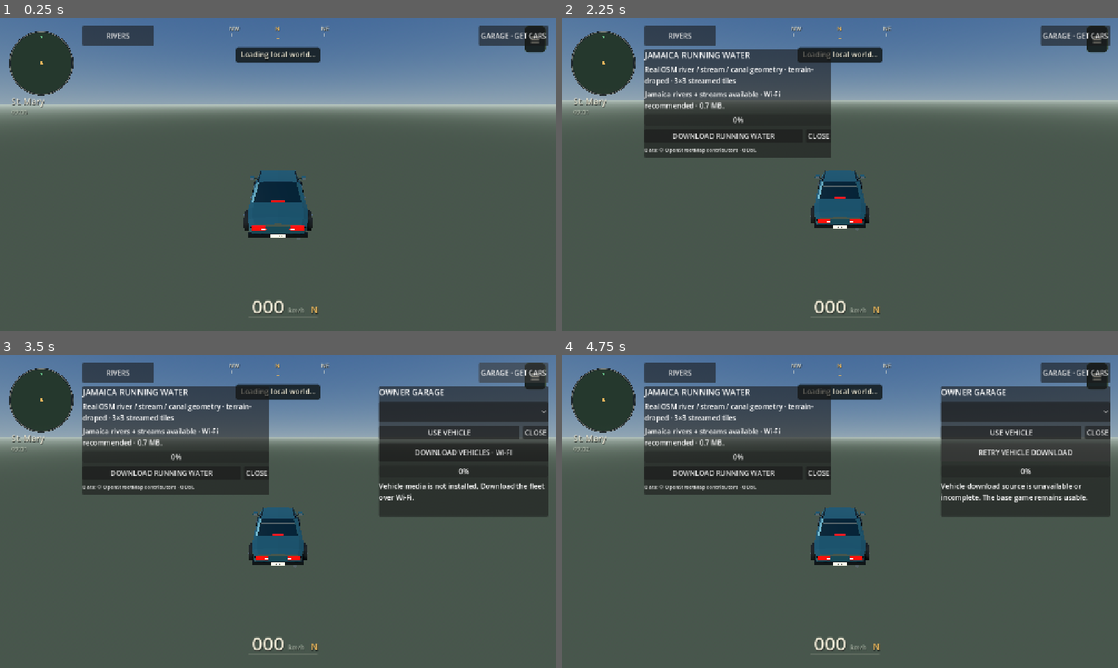
Above: before the commit, frames 1-4 (two rows, left to right).
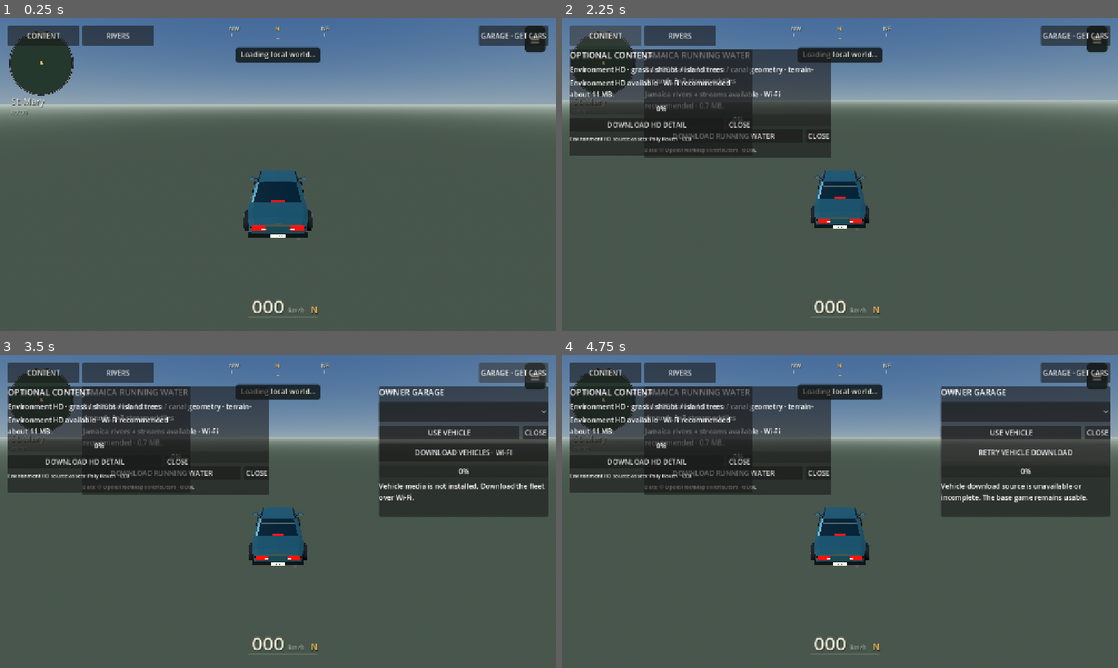
Above: after the commit, the same moments.

Repository: rell28194-rgb/yardman
Game: Godot game, scene res://main.tscn
Same seed, same stepped clock (60 frames per second), same inputs: the game is played once before the commit and once after it.
Inputs (mouse positions are in pixels of both pictures, inside the frame that each line leads up to):
- Up to frame 1 (0.25 s): no input
- Up to frame 2 (2.25 s): tap Enter at 0.5 s; move the mouse to (962, 158) at 0.52 s; hold Right (ui_right) 0.53-1.25 s; tap E at 0.6 s; click (962, 158) at 0.67 s; tap Space at 0.77 s; click "RIVERS" at 1.25 s; click (606, 36) at 2 s, where only the run after the commit has a clickable "CONTENT"
- Up to frame 3 (3.5 s): click "GARAGE · GET CARS" at 2.75 s
- Up to frame 4 (4.75 s): click "DOWNLOAD VEHICLES · WI-FI" at 3.5 s; click "RETRY VEHICLE DOWNLOAD" at 4.25 s

The runs differ from the first frame. In frame 1, 0.6% of the frame differs, in the area x 1-15%, y 2-9%; in frame 2, 8.4%, in the area x 1-35%, y 2-44%; in frame 3, 8.4%; in frame 4, 8.4%.
Error before the commit: Invalid assignment of property or key 'keep_partial_download' with value of type 'bool' on a base object of type 'HTTPRequest'. (res://scripts/environment_cont…

Commit message:
content: make Environment HD downloader Godot 4.7 safe

Diff:
--- a/godot/scripts/environment_content_runtime.gd
+++ b/godot/scripts/environment_content_runtime.gd
@@ -54,7 +54,6 @@
     _http.download_chunk_size = 262144
     _http.max_redirects = 8
     _http.timeout = 0.0
-    _http.keep_partial_download = true
     _http.request_completed.connect(_on_request_completed)
     add_child(_http)
     _build_ui()
@@ -202,7 +201,7 @@
 func cancel_download() -> void:
     if _state in ["manifest", "downloading"] and _http != null:
         _http.cancel_request()
-        _set_state("idle", "Environment HD download paused. Tap download to resume.")
+        _set_state("idle", "Environment HD download paused. Tap download to retry.")
 
 func _on_request_completed(result: int, response_code: int, _headers: PackedStringArray, body: PackedByteArray) -> void:
     if _mode == "manifest":
@@ -272,21 +271,12 @@
             DirAccess.remove_absolute(ProjectSettings.globalize_path(final_path))
         _resume_offset = 0
         var part_path := final_path + ".part"
-        var headers := PackedStringArray()
         if FileAccess.file_exists(part_path):
-            var partial := FileAccess.open(part_path, FileAccess.READ)
-            if partial != null:
-                _resume_offset = int(partial.get_length())
-            if _resume_offset <= 0 or _resume_offset >= expected_bytes:
-                DirAccess.remove_absolute(ProjectSettings.globalize_path(part_path))
-                _resume_offset = 0
-            else:
-                headers.append("Range: bytes=%d-" % _resume_offset)
+            DirAccess.remove_absolute(ProjectSettings.globalize_path(part_path))
         _http.download_file = part_path
-        _http.append_to_download_file = _resume_offset > 0
         _set_state("downloading", "Downloading Environment HD · %s" % name)
-        _emit_progress(_downloaded_total + _resume_offset)
-        var err := _http.request(str(_current.url), headers)
+        _emit_progress(_downloaded_total)
+        var err := _http.request(str(_current.url))
         if err != OK:
             _set_state("error", "Could not start Environment HD asset download (%s)." % error_string(err))
         return
@@ -298,21 +288,14 @@
         return
     var final_path := ROOT + str(_current.name)
     var part_path := final_path + ".part"
-    if result != HTTPRequest.RESULT_SUCCESS or response_code not in [200, 206]:
-        _set_state("error", "Environment asset download failed. Tap download to resume.")
-        return
-    if _resume_offset > 0 and response_code == 200:
-        DirAccess.remove_absolute(ProjectSettings.globalize_path(part_path))
-        _resume_offset = 0
-        _queue.push_front(_current)
-        _current = {}
-        _start_next_asset()
+    if result != HTTPRequest.RESULT_SUCCESS or response_code != 200:
+        _set_state("error", "Environment asset download failed. Tap download to retry.")
         return
     var handle := FileAccess.open(part_path, FileAccess.READ)
     var size: int = int(handle.get_length()) if handle != null else -1
     var expected_bytes := int(_current.bytes)
     if size != expected_bytes:
-        _set_state("error", "Environment asset is incomplete (%d / %d bytes). Tap download to resume." % [maxi(size, 0), expected_bytes])
+        _set_state("error", "Environment asset is incomplete (%d / %d bytes). Tap download to retry." % [maxi(size, 0), expected_bytes])
         return
     _set_state("verifying", "Verifying Environment HD asset…")
     if FileAccess.get_sha256(part_path).to_lower() != str(_current.sha256).to_lower():
